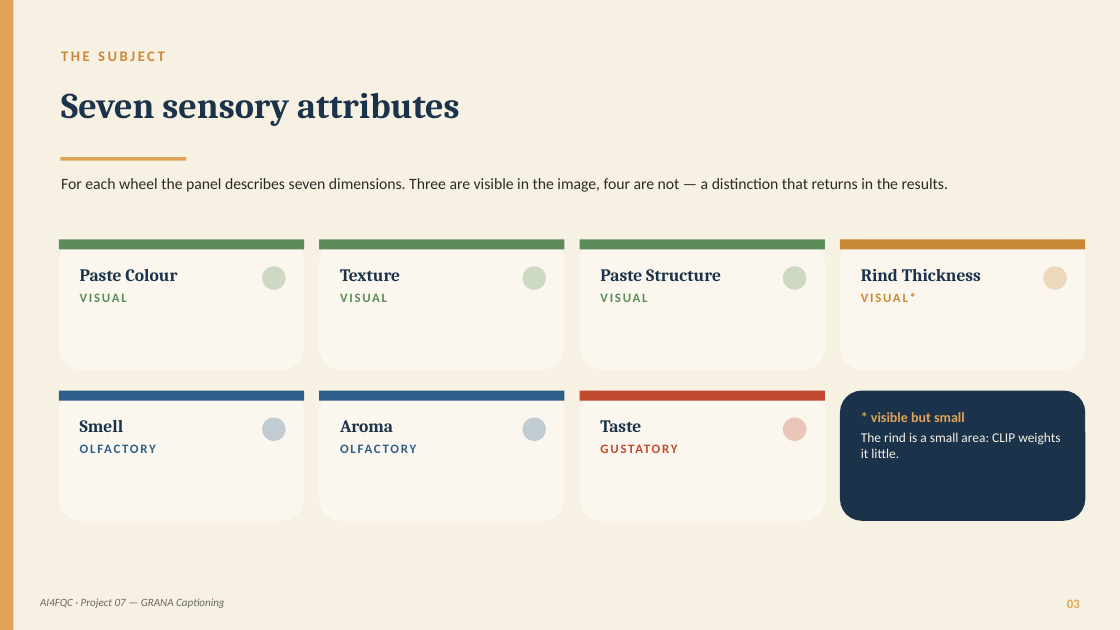
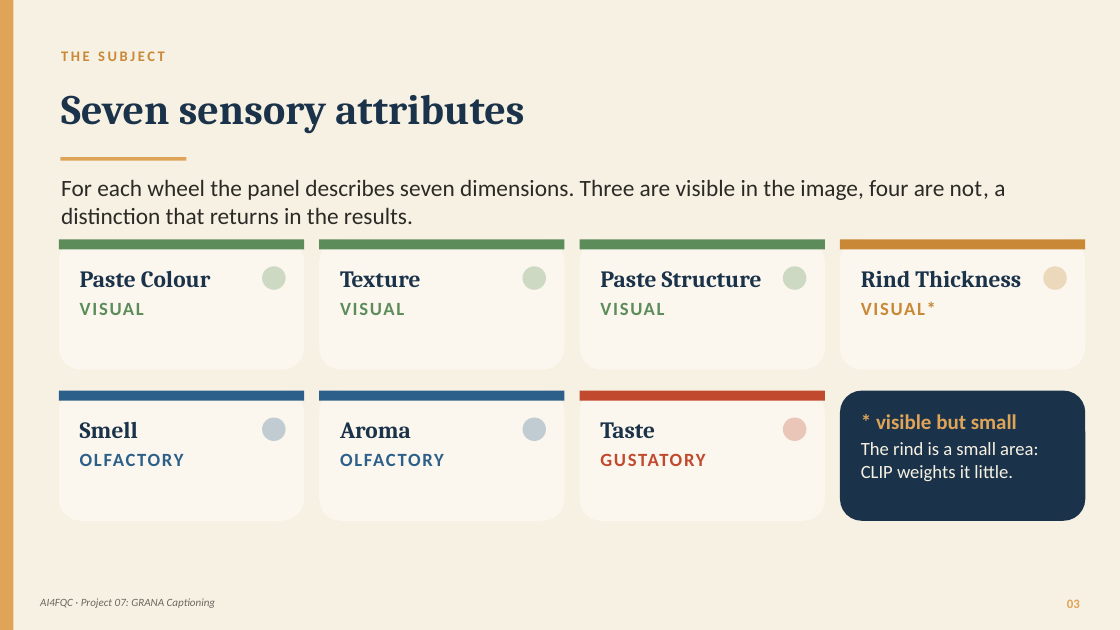
Before and after one commit to panciut/Cheese, a slide deck: slide 3 of presentation/Trentingrana_Captioning_EN.pptx. Drawn at 1120x630 pixels with LibreOffice and Linux fonts; fonts in the diff are those of the drawing. Boxes give left, top, right and bottom in pixels: in the first picture for what was removed or moved away, otherwise in the second. Text is boxed around its words. In the diff, an @@ line names an element or a change of style, - is before the commit and + after.

Commit message:
Remove redundant presentation directory entry from .gitignore and update Trentingrana_Captioning_EN.pptx file

```diff
--- a/presentation/Trentingrana_Captioning_EN.pptx
+++ b/presentation/Trentingrana_Captioning_EN.pptx
@@ text "Seven sensory attributes" at (61,94,524,134): size 31 to 36 pt @@
@@ text at (61,179,1005,224): text changed; size 13.5 to 20 pt @@
-For each wheel the panel describes seven dimensions. Three are visible in the image, four are not — a distinction that returns in the results.
+For each wheel the panel describes seven dimensions. Three are visible in the image, four are not, a distinction that returns in the results.
@@ text "Paste Colour" at (80,270,211,315): size 15 to 20 pt in "Paste Colour"; size 11 to 16 pt in "VISUAL" @@
@@ text "Texture" at (340,271,420,315): size 15 to 20 pt in "Texture"; size 11 to 16 pt in "VISUAL" @@
@@ text "Paste Structure" at (600,271,762,315): size 15 to 20 pt in "Paste Structure"; size 11 to 16 pt in "VISUAL" @@
@@ text "Rind Thickness" at (861,270,1021,315): size 15 to 20 pt in "Rind Thickness"; size 11 to 16 pt in "VISUAL*" @@
@@ text "Smell" at (80,422,184,466): size 15 to 20 pt in "Smell"; size 11 to 16 pt in "OLFACTORY" @@
@@ text "Aroma" at (340,422,444,466): size 15 to 20 pt in "Aroma"; size 11 to 16 pt in "OLFACTORY" @@
@@ text "Taste" at (600,422,705,466): size 15 to 20 pt in "Taste"; size 11 to 16 pt in "GUSTATORY" @@
@@ text "* visible but small" at (861,414,1038,481): size 12 to 18 pt in "* visible but small"; size 11.5 to 16 pt in "The rind is a small area: CLIP ..." @@
@@ text at (40,598,216,608): text changed @@
-AI4FQC · Project 07 — GRANA Captioning
+AI4FQC · Project 07: GRANA Captioning
```
Also in this commit, not shown: 29 other slides changed, 1 other file.
